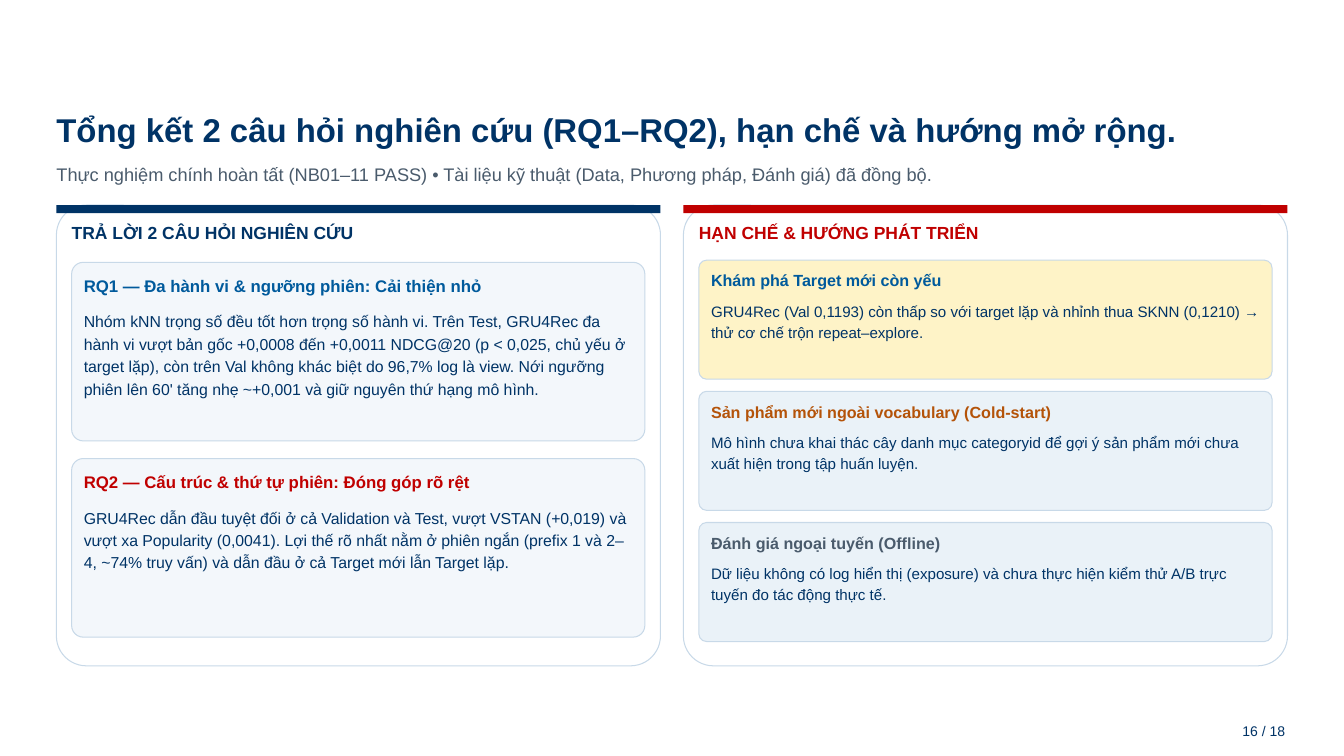
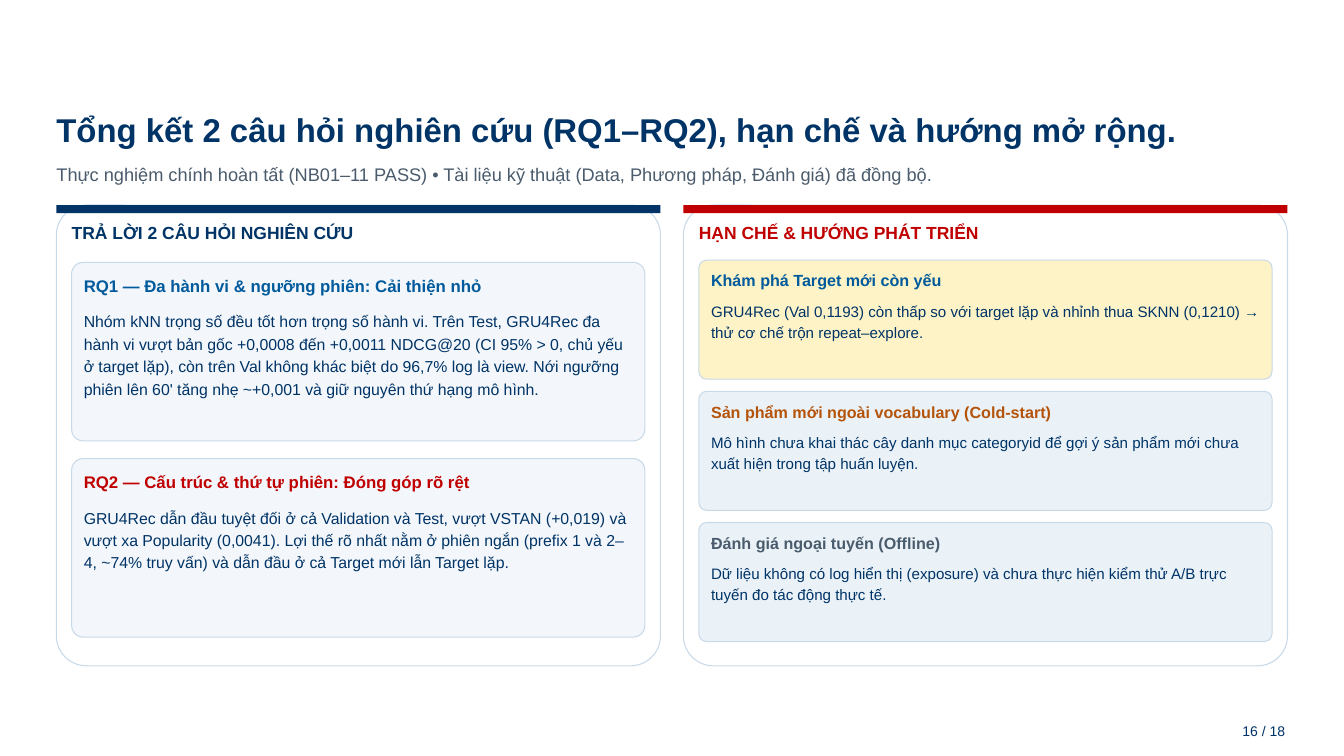
Before and after one commit to Mymark1010/MultiBehavior_Product_Recommendation_System, a slide deck: slide 16 of docs/BAO_CAO_TIEN_DO_PROJECT3_HUST_27_11_v3.pptx. Drawn at 1344x756 pixels with LibreOffice and Linux fonts; fonts in the diff are those of the drawing; background and template pictures are left out. Boxes give left, top, right and bottom in pixels: in the first picture for what was removed or moved away, otherwise in the second. Text is boxed around its words. In the diff, an @@ line names an element or a change of style, - is before the commit and + after.

```diff
--- a/docs/BAO_CAO_TIEN_DO_PROJECT3_HUST_27_11_v3.pptx
+++ b/docs/BAO_CAO_TIEN_DO_PROJECT3_HUST_27_11_v3.pptx
@@ text at [84, 315, 623, 399]: text changed @@
-Nhóm kNN trọng số đều tốt hơn trọng số hành vi. Trên Test, GRU4Rec đa hành vi vượt bản gốc +0,0008 đến +0,0011 NDCG@20 (p < 0,025, chủ yếu ở target lặp), còn trên Val không khác biệt do 96,7% log là view. Nới ngưỡng phiên lên 60' tăng nhẹ ~+0,001 và giữ nguyên thứ hạng mô hình.
+Nhóm kNN trọng số đều tốt hơn trọng số hành vi. Trên Test, GRU4Rec đa hành vi vượt bản gốc +0,0008 đến +0,0011 NDCG@20 (CI 95% > 0, chủ yếu ở target lặp), còn trên Val không khác biệt do 96,7% log là view. Nới ngưỡng phiên lên 60' tăng nhẹ ~+0,001 và giữ nguyên thứ hạng mô hình.
```
Also in this commit, not shown: 3 other slides changed, 2 other files.
